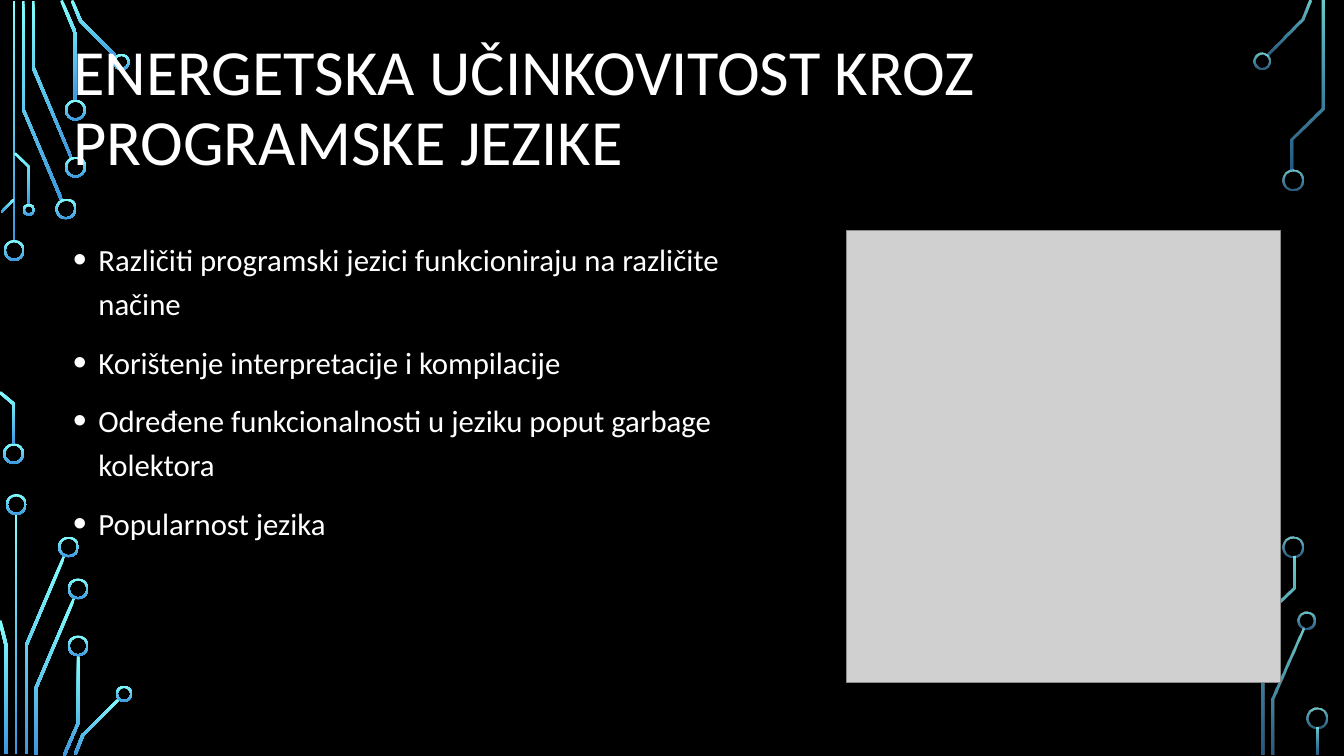
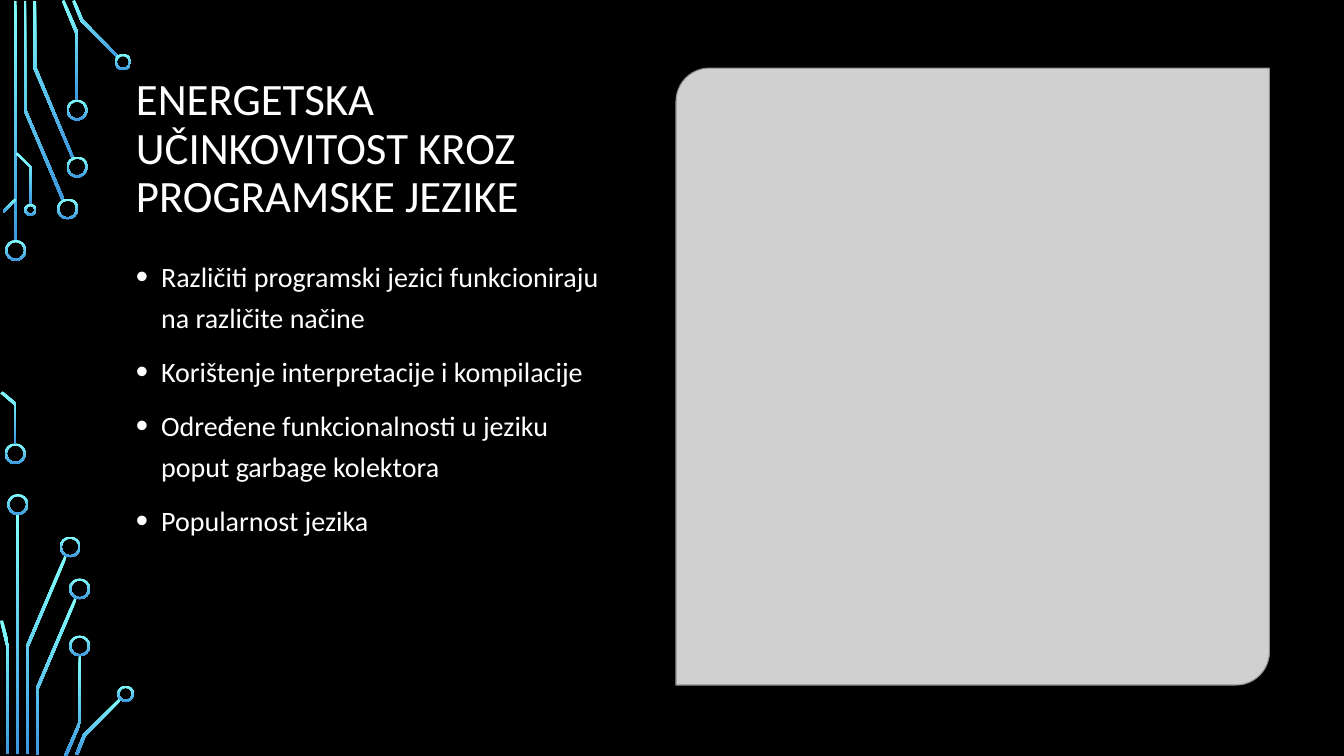
Before and after one commit to MatteoPlisic/Se, a slide deck: slide 4 of Green coding ppt.pptx. Drawn at 1344x756 pixels with LibreOffice and Linux fonts; fonts in the diff are those of the drawing; grey boxes stand for pictures; background and template pictures are left out. Boxes give left, top, right and bottom in pixels: in the first picture for what was removed or moved away, otherwise in the second. Text is boxed around its words. In the diff, an @@ line names an element or a change of style, - is before the commit and + after.

Commit message:
asd

```diff
--- a/Green coding ppt.pptx
+++ b/Green coding ppt.pptx
@@ rectangle added at box(0, 0, 1344, 756), fill #000000 @@
@@ title "ENERGETSKA UČINKOVITOST KROZ PROGRAMSKE JEZIKE": place and size @@
-title "ENERGETSKA UČINKOVITOST KROZ PROGRAMSKE JEZIKE" at box(73, 42, 974, 178)
+title "ENERGETSKA UČINKOVITOST KROZ PROGRAMSKE JEZIKE" at box(136, 86, 518, 213)
@@ title "ENERGETSKA UČINKOVITOST KROZ PROGRAMSKE JEZIKE" at box(136, 86, 518, 213): size 46 to 32 pt; vertical alignment bottom to middle @@
@@ picture: place and size @@
-picture at box(846, 231, 1280, 683)
+picture at box(677, 69, 1270, 686)
@@ text "Različiti programski jezici funkcioniraju na ...": place and size @@
-text "Različiti programski jezici funkcioniraju na ..." at box(98, 249, 718, 541)
+text "Različiti programski jezici funkcioniraju na ..." at box(161, 267, 598, 536)
@@ text "Različiti programski jezici funkcioniraju na ..." at box(161, 267, 598, 536): size 22 to 20 pt @@
@@ group added at box(0, 0, 134, 756): 24 freeform shapes, 2 rectangles @@
@@ group removed at box(3, 52, 1328, 754): 19 freeform shapes @@
```
Also in this commit, not shown: 21 other slides changed, 4 slides added, 2 slides removed.
